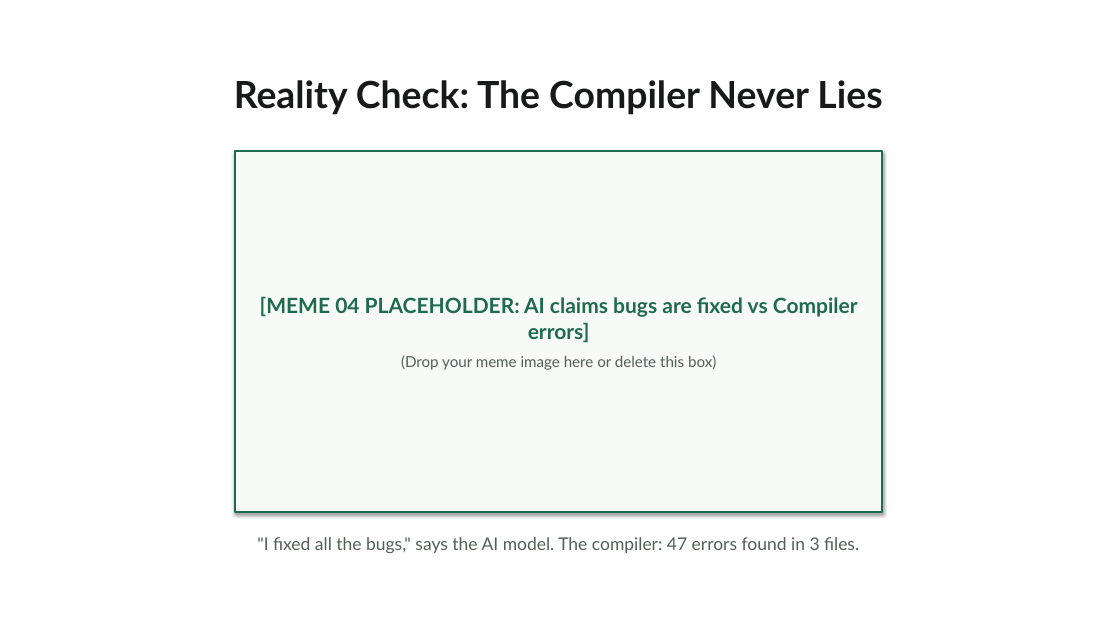
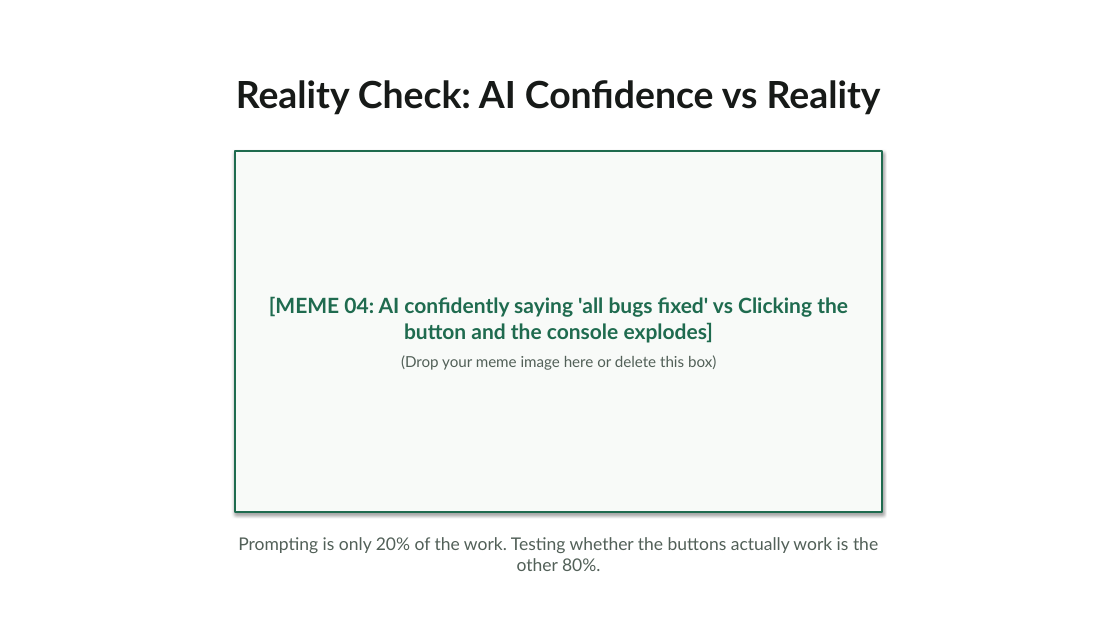
Before and after one commit to Harman209/ecoloop, a slide deck: slide 14 of docs/presentation/ecoloop-presentation.pptx. Drawn at 1120x630 pixels with LibreOffice and Linux fonts; fonts in the diff are those of the drawing. Boxes give left, top, right and bottom in pixels: in the first picture for what was removed or moved away, otherwise in the second. Text is boxed around its words. In the diff, an @@ line names an element or a change of style, - is before the commit and + after.

```diff
--- a/docs/presentation/ecoloop-presentation.pptx
+++ b/docs/presentation/ecoloop-presentation.pptx
@@ text at box(236, 80, 881, 115): text changed @@
-Reality Check: The Compiler Never Lies
+Reality Check: AI Confidence vs Reality
@@ text in rectangle at box(269, 296, 848, 343): text changed @@
-[MEME 04 PLACEHOLDER: AI claims bugs are fixed vs Compiler errors]
+[MEME 04: AI confidently saying 'all bugs fixed' vs Clicking the button and the console explodes]
@@ text at box(238, 537, 878, 571): text changed @@
-"I fixed all the bugs," says the AI model. The compiler: 47 errors found in 3 files.
+Prompting is only 20% of the work. Testing whether the buttons actually work is the other 80%.
```
Also in this commit, not shown: 10 other slides changed, 2 slides added, 2 slides removed, 7 other files.
